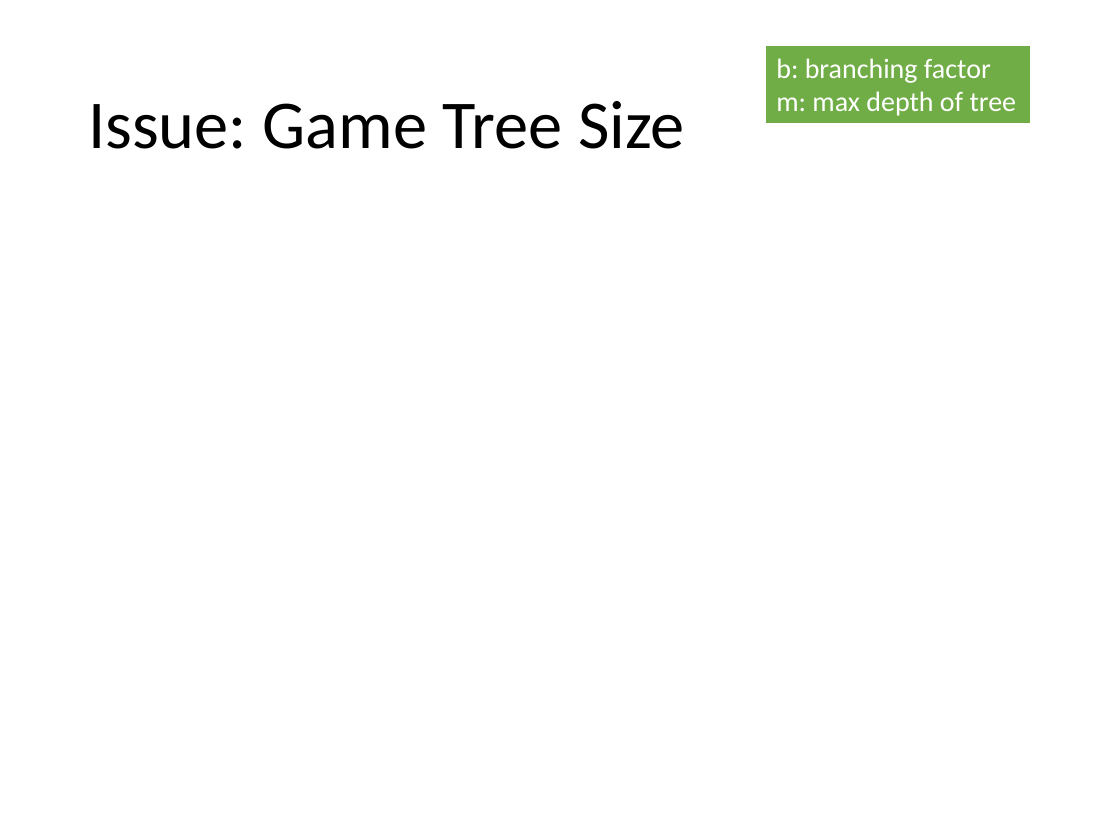
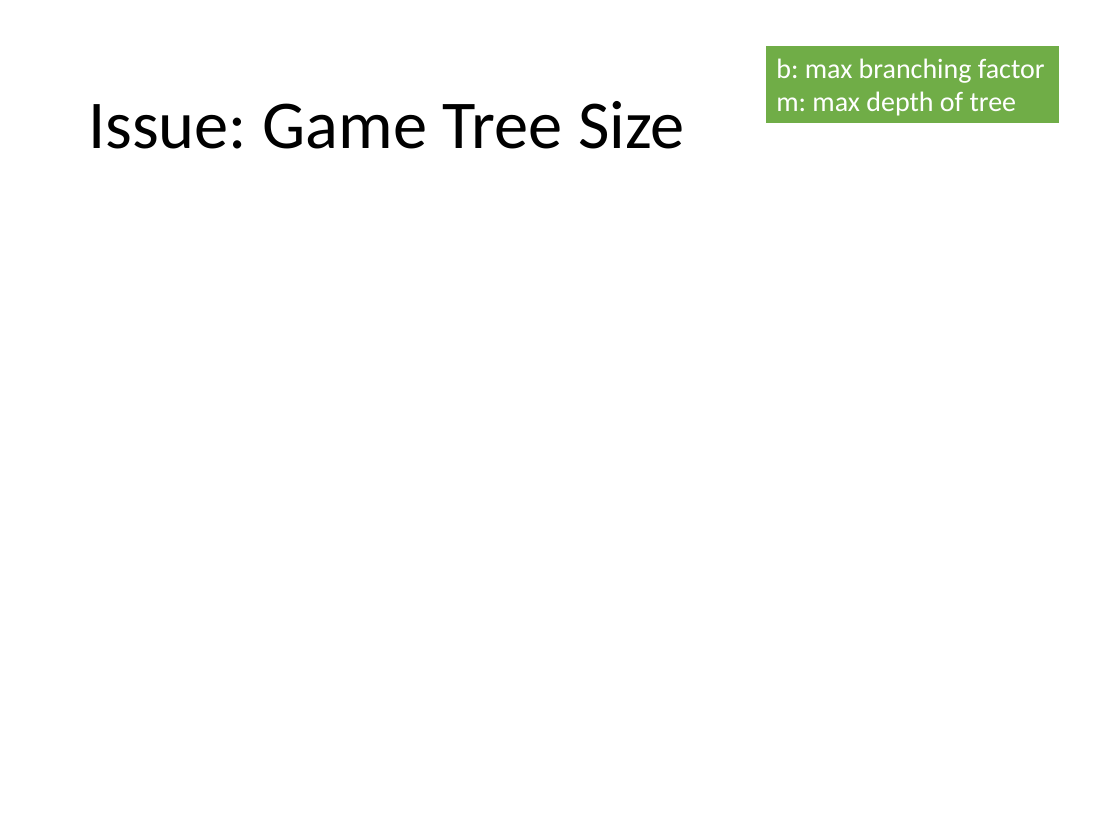
Before and after one commit to mhahsler/CS7320-AI, a slide deck: slide 19 of slides/05_games.pptx. Drawn at 1120x840 pixels with LibreOffice and Linux fonts; fonts in the diff are those of the drawing; grey boxes stand for pictures. Boxes give left, top, right and bottom in pixels: in the first picture for what was removed or moved away, otherwise in the second. Text is boxed around its words. In the diff, an @@ line names an element or a change of style, - is before the commit and + after.

Commit message:
improved game tree.

```diff
--- a/slides/05_games.pptx
+++ b/slides/05_games.pptx
@@ rectangle "b: max branching factor" resized from (x1=765, y1=45, x2=1030, y2=124) to (x1=765, y1=45, x2=1060, y2=124) @@
@@ text in rectangle at (x1=776, y1=58, x2=1045, y2=83): text changed @@
-b: branching factor
+b: max branching factor
```
Also in this commit, not shown: 8 other slides changed, 1 other file.
